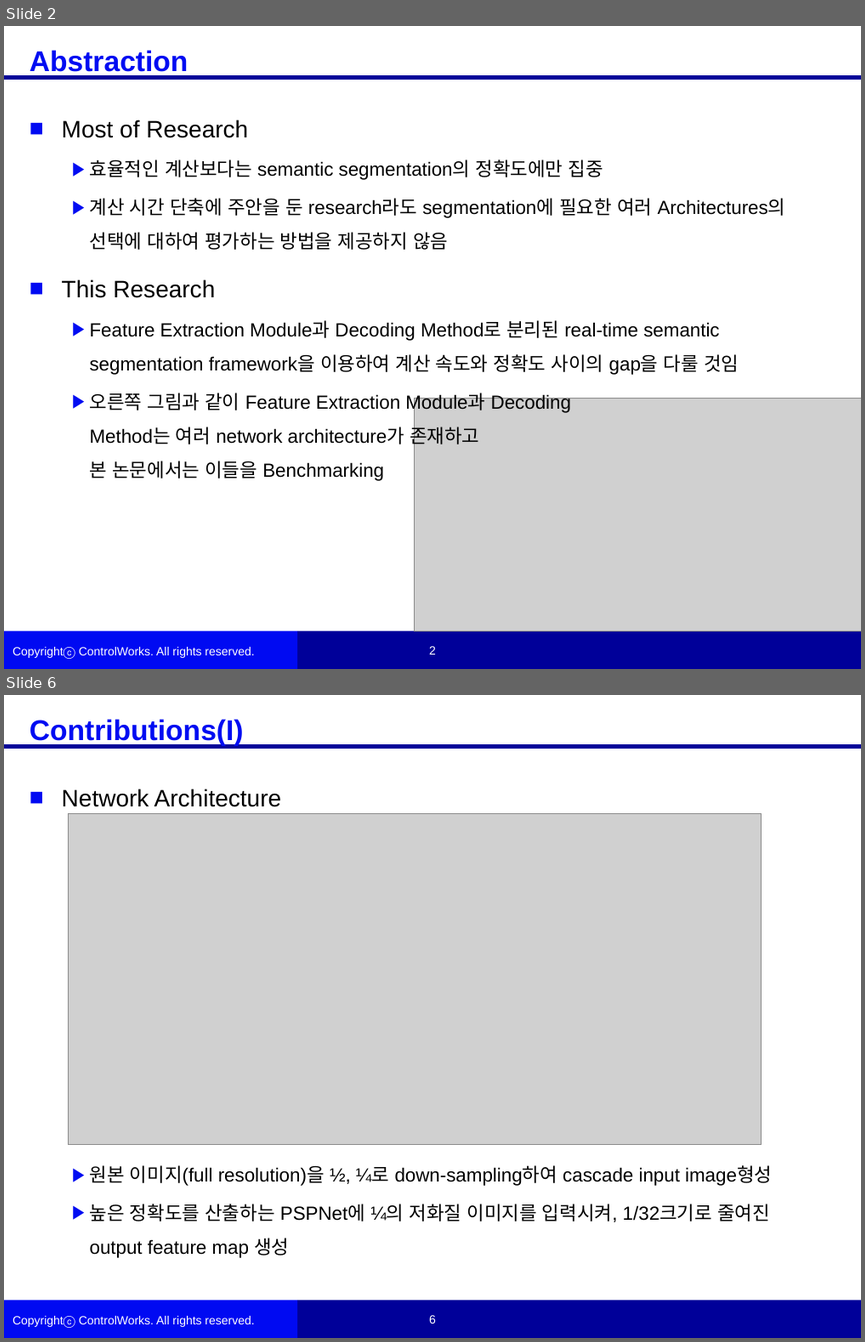
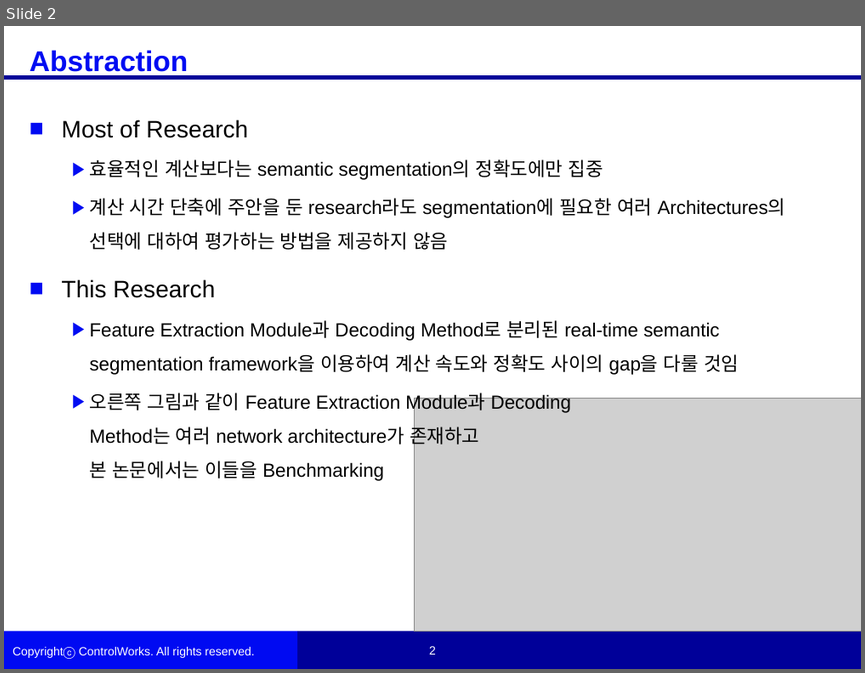
Before and after one commit to woojinKwon/deep_learning_paper, a slide deck: RTSEG_REAL-TIME SEMANTIC SEGMENTATION COMPARATIVE STUDY_논문정리.pptx. Shown one above the other, each under a label of ours: slides 2 and 6 before the commit, slide 2 after it; the slides between them are not shown. The pictures are 865x1342 and 865x673 pixels, drawn with LibreOffice and Linux fonts; fonts in the diff are those of the drawing; grey boxes stand for pictures; background and template pictures are left out. Boxes give left, top, right and bottom in pixels: in the first picture for what was removed or moved away, otherwise in the second. Text is boxed around its words. In the diff, an @@ line names an element or a change of style, - is before the commit and + after.

```diff
--- a/RTSEG_REAL-TIME SEMANTIC SEGMENTATION COMPARATIVE STUDY_논문정리.pptx
+++ b/RTSEG_REAL-TIME SEMANTIC SEGMENTATION COMPARATIVE STUDY_논문정리.pptx
@@ slide 6 removed at <box>4,695,861,1338</box>, background #FFFFFF; not listed: 6 template elements that a slide beside it also shows @@
@@ text removed at <box>30,719,244,746</box> @@
-Contributions(I)
@@ text removed at <box>62,789,772,1258</box> @@
-■ Network Architecture
-  ▶ 원본 이미지(full resolution)을 ½, ¼로 down-sampling하여 cascade input image형성
-  ▶ 높은 정확도를 산출하는 PSPNet에 ¼의 저화질 이미지를 입력시켜, 1/32크기로 줄여진 output feature map 생성
@@ picture removed at <box>69,814,761,1145</box> @@
```
Also in this commit, not shown: 4 slides changed, 5 slides added, 4 other slides removed.
